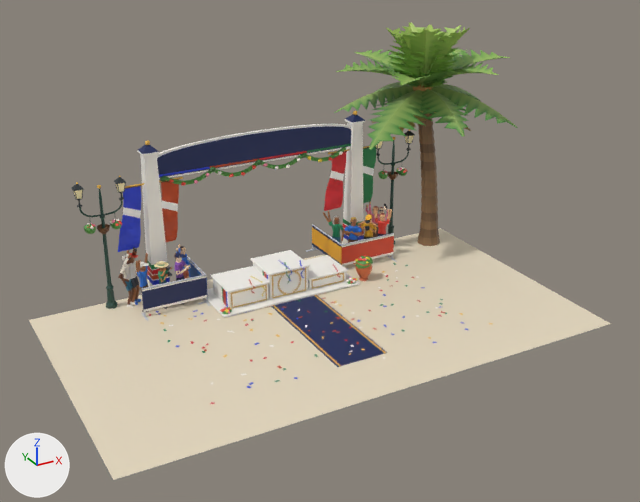
The glTF model apps/client/public/env/podium.glb: old version first, new version second.
Both versions are drawn from a camera (50 mm lens) standing at (-12.7, -26.0, 14.2) and looking at (0.4, -2.1, 2.2). The lights are fixed; the arrows at lower left show +X, +Y and +Z. The picture after the commit comes second. Where no turn or scale is listed for an object, it has been applied to the vertices. Vertices at exactly the same position are counted once.
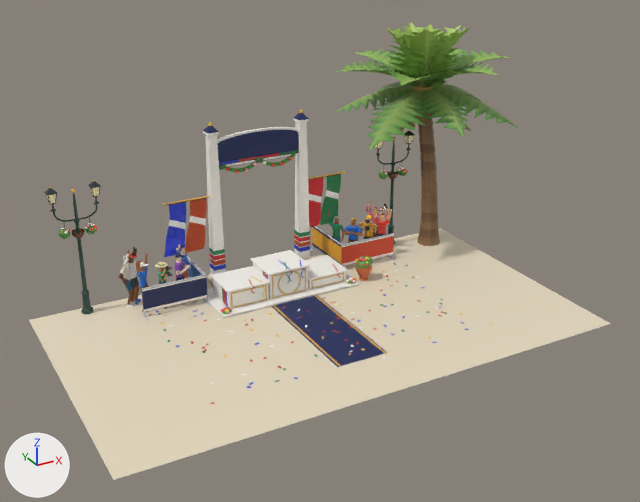
Where the newer file only moved an object's origin or applied its transform, the numbers keep the older frame.

Edits to the bpy script that builds the scene:
```text
Change me_mesh_1:
    used by ob_mesh_1; location = (-0.01, -2.15, 2.75); scale = (5.32, 3.84, 2.75)
    remove me_mesh_1.from_pydata(...)  # 1443 vertices, 1528 faces; spans x -1.0..1.0, y -1.0..1.0, z -1.0..1.0
    add me_mesh_1.from_pydata(...)  # 1371 vertices, 1468 faces; spans x -1.0..1.0, y -1.0..1.0, z -1.0..1.0
    me_mesh_1 part 1: the loose piece of 20 vertices spanning x -0.71..0.72, y 0.95..0.96, z 0.62..0.64 is scaled about its middle by (0.426, 1, 0.989), then moved by (0.0, 0.0, 0.01)
    me_mesh_1 part 2: 48 vertices moved from x -0.67..0.67, y 0.96..0.99, z 0.88..1.0 to x -0.32..0.32, y 0.96..0.99, z 0.87..1.0; 24 vertices removed from x -0.73..0.73, y 0.96..0.99, z 0.58..0.88; 8 vertices added at x -0.32..0.32, y 0.96..0.99, z 0.59..0.62
    other edits to the shape of me_mesh_1 do not show in these pictures
Change me_mesh_2:
    remove me_mesh_2.from_pydata(...)  # 328 vertices, 412 faces; spans x -5.19..5.19, y -1.27..1.27, z -1.99..1.99
    add me_mesh_2.from_pydata(...)  # 328 vertices, 412 faces; spans x -3.57..3.63, y -1.27..1.26, z -1.99..1.14
    me_mesh_2 part 3: 80 of 328 vertices moved; they spanned x -5.19..-2.81, y 1.02..1.27, z -0.16..1.99 and now span x -3.57..-1.83, y 1.04..1.26, z -0.71..1.14; mean shift (1.29, 0.0, -0.7); largest move (-4.36, 1.17, 1.99) -> (-2.04, 1.17, 1.14)
    me_mesh_2 part 4: 80 of 328 vertices moved; they spanned x 2.81..5.19, y 1.02..1.27, z -0.16..1.99 and now span x 1.89..3.63, y 1.04..1.26, z -0.71..1.14; mean shift (-1.25, 0.0, -0.7); largest move (4.77, 1.17, 1.99) -> (3.21, 1.17, 1.14)
    me_mesh_2 part 5: 48 faces centred in x -5.07..-4.22, y 1.05..1.25, z -0.09..1.91 are repainted in the vertex colours; the middle colour goes from blue #2a40d0 to orange #c2491c
    me_mesh_2 part 6: 48 faces centred in x -3.73..-2.88, y 1.05..1.25, z -0.09..1.91 are repainted in the vertex colours; the middle colour goes from orange #c2491c to blue #2a40d0
Change me_mesh_4:
    remove me_mesh_4.from_pydata(...)  # 930 vertices, 1600 faces; spans x -3.64..3.64, y -1.37..1.37, z -2.29..2.29
    add me_mesh_4.from_pydata(...)  # 720 vertices, 1240 faces; spans x -2.63..3.46, y -1.37..1.34, z -2.29..2.35
    me_mesh_4 part 7: the loose piece of 12 vertices spanning x -1.86..-1.59, y 1.07..1.33, z 2.04..2.27 is moved by (1.78, 0.0, 0.08)
    me_mesh_4 part 8: the loose piece of 45 vertices spanning x 0.02..1.86, y 1.17..1.31, z 1.75..2.21 is rebuilt with 45 vertices and now spans x 0.02..1.51, y 1.17..1.31, z 1.87..2.29
    me_mesh_4 part 9: the loose piece of 45 vertices spanning x -1.75..0.09, y 1.17..1.31, z 1.75..2.21 is rebuilt with 45 vertices and now spans x -1.4..0.09, y 1.17..1.31, z 1.87..2.29
    me_mesh_4 part 10: 17 loose pieces with 270 vertices, spanning x -3.64..3.64, y 1.08..1.37, z 1.74..2.29, are deleted
    me_mesh_4 part 11: 48 vertices added at x -1.51..-0.39, y 1.08..1.34, z 1.87..2.32
    other edits to the shape of me_mesh_4 do not show in these pictures
Change ob_mesh_1:
    ob_mesh_1.location: (-0.01, -2.15, 2.75) -> (-0.01, -2.15, 2.79)
    ob_mesh_1.scale: (5.32, 3.84, 2.75) -> (5.32, 3.84, 2.79)
Change ob_mesh_5:
    ob_mesh_5.location: (-4.0, 1.62, 2.79) -> (-1.74, 1.62, 2.965)
    ob_mesh_5.scale: (0.46, 0.46, 2.79) -> (0.35, 0.35, 2.96)
Change ob_mesh_5_001:
    ob_mesh_5_001.location: (4.0, 1.62, 2.79) -> (1.74, 1.62, 2.965)
    ob_mesh_5_001.scale: (0.46, 0.46, 2.79) -> (0.35, 0.35, 2.96)
Change ob_mesh_15:
    ob_mesh_15.location: (-5.75, 1.6, 2.345) -> (-6.6, 1.6, 2.345)
Change ob_mesh_16:
    ob_mesh_16.location: (-5.75, 1.6, 4.385) -> (-6.6, 1.6, 4.385)
Change ob_mesh_17:
    ob_mesh_17.location: (-5.769, 1.597, 3.021) -> (-6.619, 1.597, 3.021)
```

Changed parts and their boxes [x1, y1, x2, y2] in the pictures (640 x 502 px; the box of a moved part takes in the faces that stretch with it):
'Mesh_1', reshaped, moved, rescaled: before [125, 124, 493, 404]; after [126, 127, 493, 404]
'Mesh_2', reshaped, recoloured (31% narrower, 18% shorter): before [118, 147, 376, 296]; after [164, 174, 341, 296]
'Mesh_5', moved, rescaled: before [137, 145, 170, 287]; after [203, 126, 226, 287]
'Mesh_5.001', moved, rescaled (17% narrower, 14% taller): before [342, 115, 365, 244]; after [293, 113, 312, 260]
'Mesh_15', moved: before [73, 175, 126, 309]; after [46, 180, 100, 314]
'Mesh_4', reshaped (28% narrower): before [160, 147, 373, 314]; after [219, 153, 373, 314]
'Mesh_16', moved: before [71, 177, 126, 199]; after [45, 181, 101, 203]
'Mesh_17', moved: before [84, 219, 122, 234]; after [58, 223, 97, 239]
part 1 of me_mesh_1, moved or reshaped: before [159, 144, 351, 177]; after [219, 150, 299, 165]
part 2 of me_mesh_1, moved or reshaped: before [157, 124, 351, 179]; after [217, 127, 299, 166]
part 3 of me_mesh_2, moved or reshaped: before [118, 181, 179, 252]; after [164, 199, 207, 257]
part 4 of me_mesh_2, moved or reshaped: before [324, 147, 376, 211]; after [309, 174, 341, 227]
part 5 of me_mesh_2, recoloured: before [118, 186, 141, 252]; after [185, 199, 207, 253]
part 6 of me_mesh_2, recoloured: before [161, 181, 179, 242]; after [164, 202, 186, 257]
part 7 of me_mesh_4, moved or reshaped: before [209, 167, 217, 172]; after [255, 157, 263, 163]
part 8 of me_mesh_4, rebuilt (17% narrower, 7% shorter): before [261, 155, 302, 169]; after [261, 153, 295, 166]
part 9 of me_mesh_4, rebuilt: before [215, 162, 257, 177]; after [224, 161, 258, 173]
part 10 of me_mesh_4, deleted: before [160, 147, 346, 186]
part 11 of me_mesh_4, added: after [219, 164, 248, 173]
